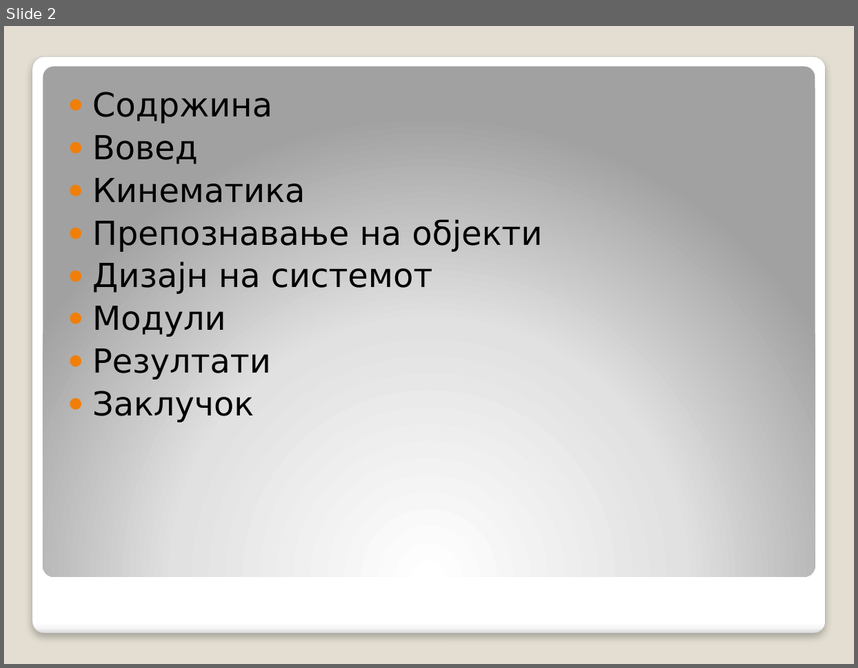
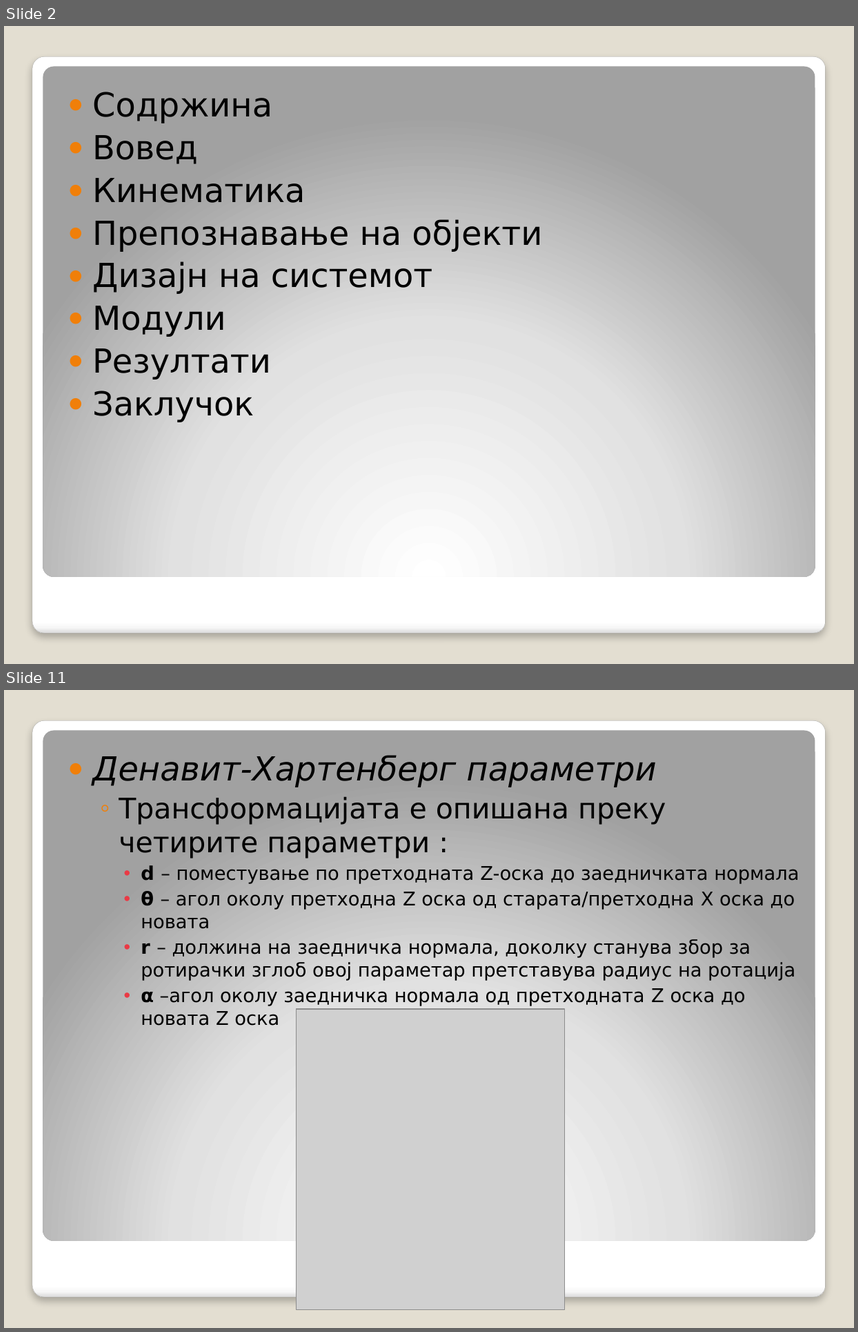
Before and after one commit to decoder015/diplomska, a slide deck: Paper/Компјутерска визија во роботика.pptx. Shown one above the other, each under a label of ours: slide 2 before the commit, slides 2 and 11 after it; the slides between them are not shown. The pictures are 858x668 and 858x1332 pixels, drawn with LibreOffice and Linux fonts; fonts in the diff are those of the drawing; grey boxes stand for pictures. Boxes give left, top, right and bottom in pixels: in the first picture for what was removed or moved away, otherwise in the second. Text is boxed around its words. In the diff, an @@ line names an element or a change of style, - is before the commit and + after.

```diff
--- a/Paper/Компјутерска визија во роботика.pptx
+++ b/Paper/Компјутерска визија во роботика.pptx
@@ slide 11 added at [4, 690, 854, 1328], background #E3DED1; not listed: 2 template elements that a slide beside it also shows @@
@@ text added at [92, 755, 799, 1025], 16 pt, text #000000 @@
+● Денавит-Хартенберг параметри
+  ◦ Трансформацијата е опишана преку четирите параметри :
+    • d – поместување по претходната Z-оска до заедничката нормала
+    • θ – агол околу претходна Z оска од старата/претходна X оска до новата
+    • r – должина на заедничка нормала, доколку станува збор за ротирачки зглоб овој параметар претставува радиус на ротација
+    • α –агол околу заедничка нормала од претходната Z оска до новата Z оска
@@ picture added at [297, 1009, 565, 1309] @@
```
Also in this commit, not shown: 3 slides changed, 29 other slides added, 1 slide removed, 9 other files.
